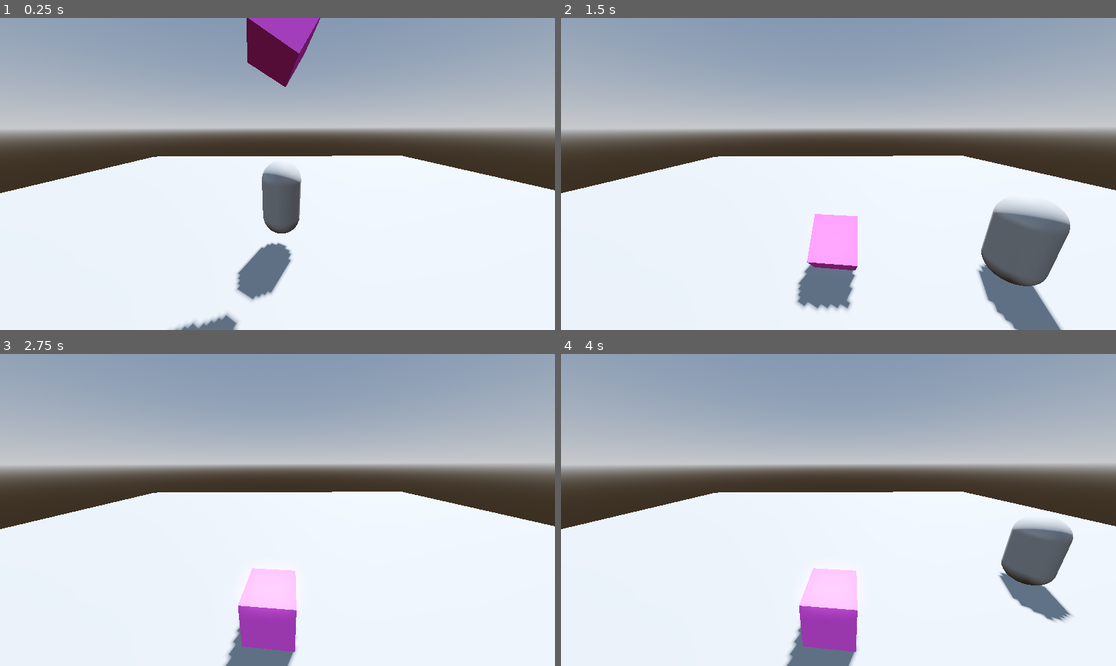
Above: before the commit, frames 1-4 (two rows, left to right).
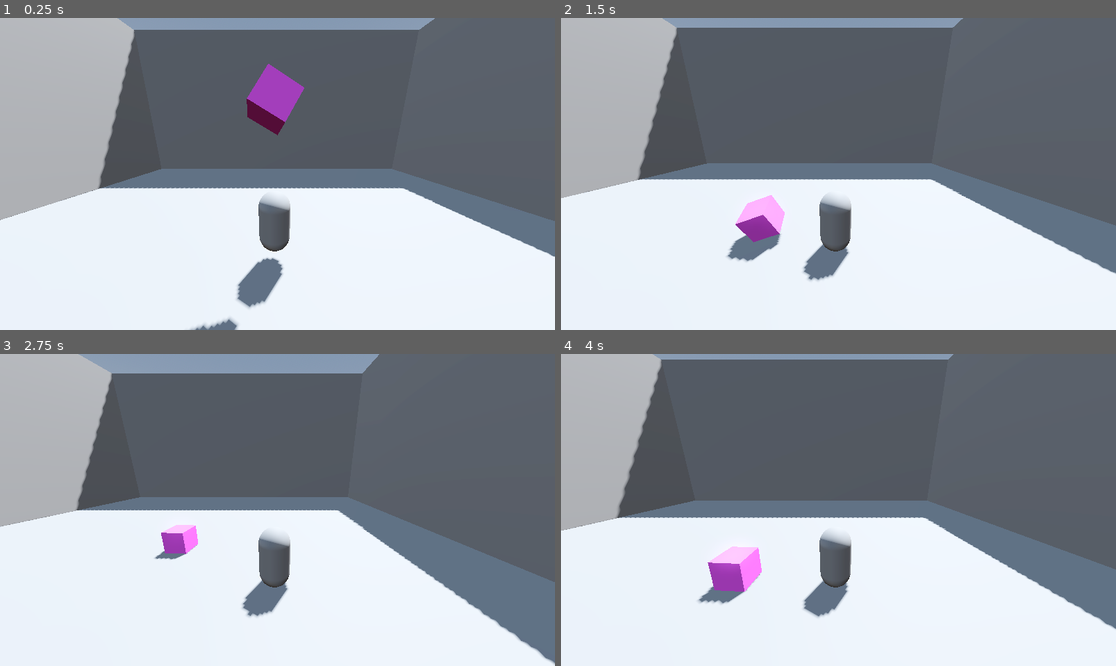
Above: after the commit, the same moments.

Repository: DaeVo/Godot-Sample-Project
Game: Godot game, scene res://level.tscn
The game is run twice, just before and just after one commit, with the same random seed, the same clock (stepped at 60 frames per second) and the same inputs. The project has no main scene, so this scene is started directly.
Inputs:
- Up to frame 1 (0.25 s): no input
- Up to frame 2 (1.5 s): tap Enter (ui_accept) at 0.5, 0.77 s; hold D (move_right) 0.53-1.28 s; hold S (move_down) from 1.28 s (still down)
- Up to frame 3 (2.75 s): tap Enter (ui_accept) at 1.52 s; release S (move_down) at 2.03 s; hold D (move_right) from 2.03 s (still down)
- Up to frame 4 (4 s): release D (move_right) at 2.78 s; hold W (move_up) 2.78-3.53 s; tap Enter (ui_accept) at 3.02, 3.77 s; hold Left (move_left) from 3.53 s (still down)

The runs differ from the first frame. In frame 1, 53% of the frame differs, in the area x 0-100%, y 0-100%; in frame 2, 59%; in frame 3, 57%; in frame 4, 60%.

Commit message:
walls xd

Diff:
--- a/level.tscn
+++ b/level.tscn
@@ -31,6 +31,8 @@
 [sub_resource type="BoxMesh" id="BoxMesh_7yaei"]
 size = Vector3(30, 2, 30)
 
+[sub_resource type="BoxShape3D" id="BoxShape3D_hyf7v"]
+
 [node name="Level" type="Node3D"]
 transform = Transform3D(1, 0, 0, 0, 1, 0, 0, 0, 1, -0.000501394, -5.96046e-08, -0.00584519)
 
@@ -43,6 +45,7 @@
 
 [node name="Box" type="RigidBody3D" parent="."]
 transform = Transform3D(0.863878, 0.470791, 0.179084, -0.503701, 0.807626, 0.306635, -0.00027208, -0.3551, 0.934828, -0.00484645, 6.31976, -0.010517)
+mass = 0.1
 
 [node name="CollisionShape3D" type="CollisionShape3D" parent="Box"]
 transform = Transform3D(1, 0, 0, 0, 1, 0, 0, 0, 1, 0.0236483, 0, 0.017477)
@@ -52,10 +55,6 @@
 transform = Transform3D(1, 0, 0, 0, 1, 0, 0, 0, 1, 0.00257015, -0.0287292, 0.0162086)
 material_override = SubResource("StandardMaterial3D_sscxd")
 mesh = SubResource("BoxMesh_pnq2g")
-
-[node name="Camera3D" type="Camera3D" parent="."]
-transform = Transform3D(0.99999, 0.00420469, -0.00144883, -0.00361696, 0.958472, 0.285162, 0.00258769, -0.285154, 0.958478, -0.107352, 4.30944, 3.78838)
-fov = 90.0
 
 [node name="Floor" type="StaticBody3D" parent="."]
 transform = Transform3D(1, 4.76608e-05, -1.37321e-05, -4.76608e-05, 1, 1.67761e-05, 1.37321e-05, -1.67761e-05, 1, 0.000867069, -0.0073719, 0.00411558)
@@ -69,7 +68,60 @@
 mesh = SubResource("BoxMesh_7yaei")
 
 [node name="CharacterBody3D" parent="." instance=ExtResource("1_e631m")]
+SPEED = 3.0
 
-[node name="XRAnchor3D" type="XRAnchor3D" parent="CharacterBody3D"]
+[node name="SpringArm3D" type="SpringArm3D" parent="CharacterBody3D"]
+transform = Transform3D(1, 0, 0, 0, 0.965926, 0.258819, 0, -0.258819, 0.965926, 0.094, 2.5, 3.489)
+shape = SubResource("BoxShape3D_hyf7v")
+
+[node name="Camera3D" type="Camera3D" parent="CharacterBody3D/SpringArm3D"]
+fov = 90.0
+
+[node name="wall1" type="StaticBody3D" parent="."]
+transform = Transform3D(-4.37114e-08, 1, -4.37114e-08, 0, -4.37114e-08, -1, -1, -4.37114e-08, 1.91069e-15, 15, -0.007, 0.004)
+physics_material_override = SubResource("PhysicsMaterial_3df1l")
+
+[node name="CollisionShape3D" type="CollisionShape3D" parent="wall1"]
+shape = SubResource("BoxShape3D_i3yqw")
+
+[node name="MeshInstance3D" type="MeshInstance3D" parent="wall1"]
+transform = Transform3D(1, 2.03233e-05, -4.13043e-06, -2.03233e-05, 1, -2.8078e-05, 4.13043e-06, 2.8078e-05, 1, 0.00167131, -0.00863767, 0.00432062)
+mesh = SubResource("BoxMesh_7yaei")
+
+[node name="wall2" type="StaticBody3D" parent="."]
+transform = Transform3D(-4.37114e-08, -1, 0, -4.37114e-08, 1.91069e-15, -1, 1, -4.37114e-08, -4.37114e-08, -15, -0.015, 0.008)
+physics_material_override = SubResource("PhysicsMaterial_3df1l")
+
+[node name="CollisionShape3D" type="CollisionShape3D" parent="wall2"]
+shape = SubResource("BoxShape3D_i3yqw")
+
+[node name="MeshInstance3D" type="MeshInstance3D" parent="wall2"]
+transform = Transform3D(1, 2.03233e-05, -4.13043e-06, -2.03233e-05, 1, -2.8078e-05, 4.13043e-06, 2.8078e-05, 1, 0.00167131, -0.00863767, 0.00432062)
+mesh = SubResource("BoxMesh_7yaei")
+skeleton = NodePath("../../wall2")
+
+[node name="wall3" type="StaticBody3D" parent="."]
+transform = Transform3D(1, 0, 0, 0, -4.37114e-08, -1, 0, 1, -4.37114e-08, 0, -0.015, 15)
+physics_material_override = SubResource("PhysicsMaterial_3df1l")
+
+[node name="CollisionShape3D" type="CollisionShape3D" parent="wall3"]
+shape = SubResource("BoxShape3D_i3yqw")
+
+[node name="MeshInstance3D" type="MeshInstance3D" parent="wall3"]
+transform = Transform3D(1, 2.03233e-05, -4.13043e-06, -2.03233e-05, 1, -2.8078e-05, 4.13043e-06, 2.8078e-05, 1, 0.00167131, -0.00863767, 0.00432062)
+mesh = SubResource("BoxMesh_7yaei")
+skeleton = NodePath("../../wall2")
+
+[node name="wall4" type="StaticBody3D" parent="."]
+transform = Transform3D(1, 0, 0, 0, -4.37114e-08, -1, 0, 1, -4.37114e-08, 0, -0.015, -15)
+physics_material_override = SubResource("PhysicsMaterial_3df1l")
+
+[node name="CollisionShape3D" type="CollisionShape3D" parent="wall4"]
+shape = SubResource("BoxShape3D_i3yqw")
+
+[node name="MeshInstance3D" type="MeshInstance3D" parent="wall4"]
+transform = Transform3D(1, 2.03233e-05, -4.13043e-06, -2.03233e-05, 1, -2.8078e-05, 4.13043e-06, 2.8078e-05, 1, 0.00167131, -0.00863767, 0.00432062)
+mesh = SubResource("BoxMesh_7yaei")
+skeleton = NodePath("../../wall2")
 
 [editable path="CharacterBody3D"]
Not shown: 1 places in level.tscn that only renumber resources
